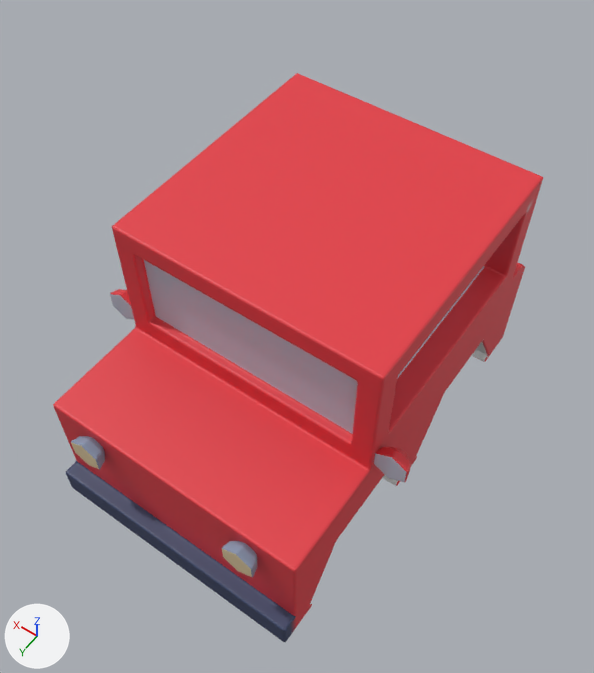
A saved change to the glTF model assets_raw/car.glb.
Before and after are seen from a camera (50 mm lens) standing at (-3.07, -3.33, 3.03) and looking at (-2.03, -4.79, 0.75). The lights are fixed; the arrows at lower left show +X, +Y and +Z.

The first picture shows 'Car'.
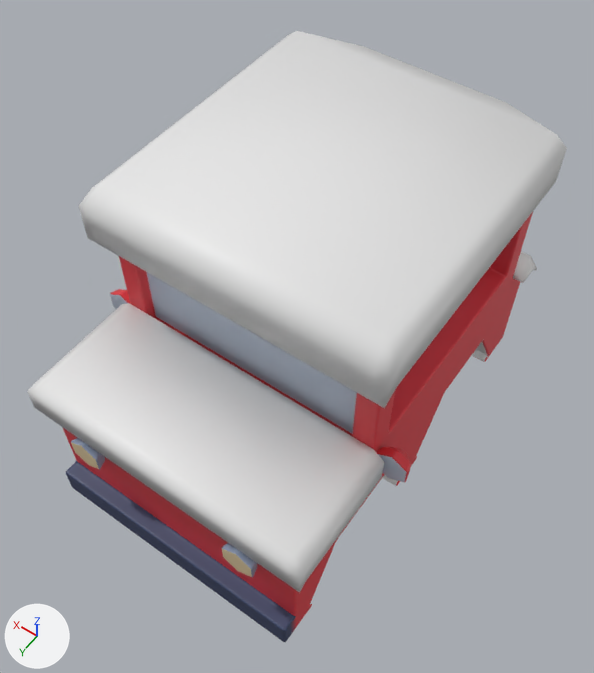
The newer file is also turned or shifted as a whole; pictures and numbers use the older file's frame.

The change in detail:
Mesh me_cube_039_plate_003 is new.
It has 86 vertices, 160 faces and spans x -0.54..0.54, y -0.67..0.95, z -0.05..0.67.
Object 'Car_Plate' (ob_car_plate) is new; it shows me_cube_039_plate_003.
Its location is (-2.016, -5.005, 0.719).

Boxes (x1, y1, x2, y2) around the edits, measured in the pictures (594 x 673 px):
'Car_Plate', added
    after: (27, 31, 567, 593)
'Car', unchanged, covered by the edit
    before: (53, 73, 543, 642)
    after: (62, 212, 533, 642)
